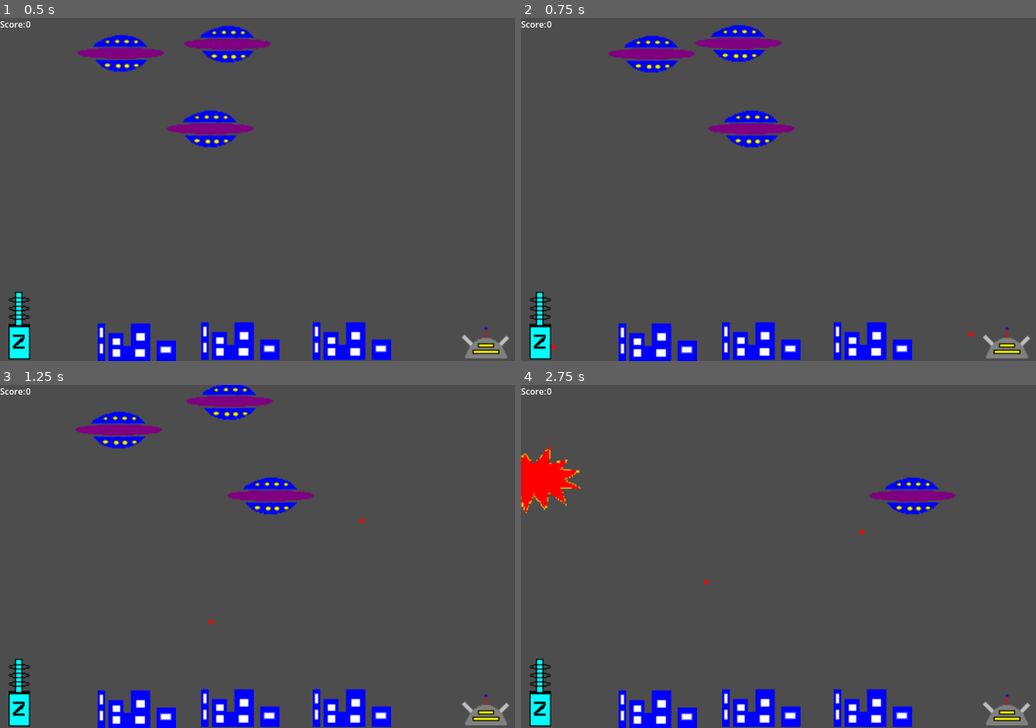
Above: before the commit, frames 1-4 (two rows, left to right).
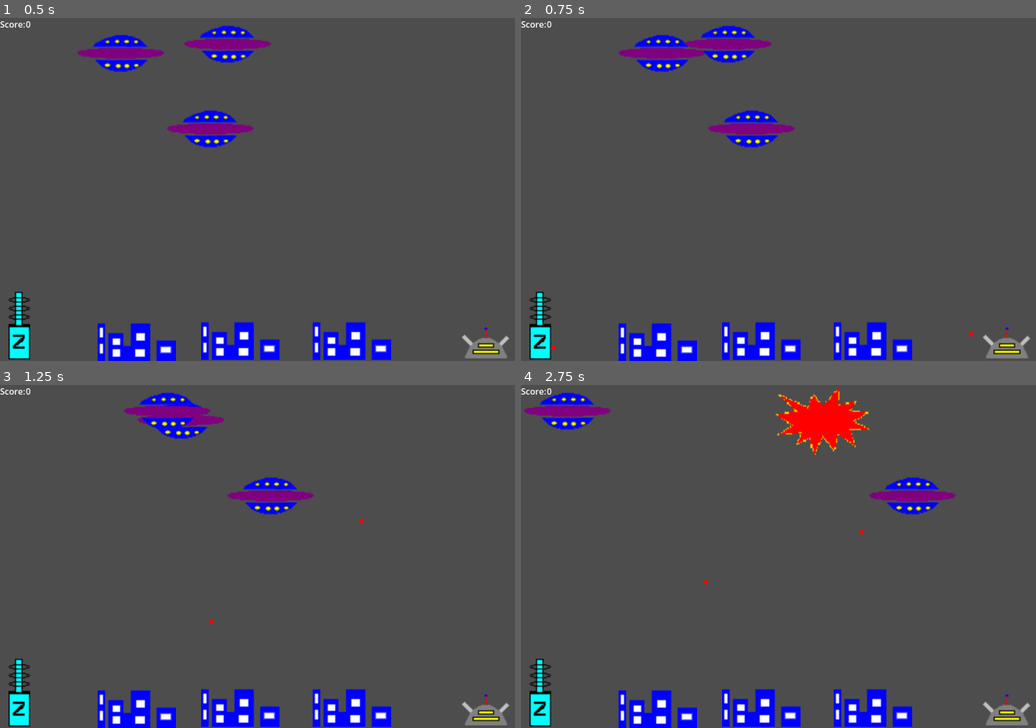
Above: after the commit, the same moments.

Repository: halkeye/AlienAttackGodot
Game: Godot game, scene res://scenes/main.tscn
Same seed, same stepped clock (60 frames per second), same inputs: the game is played once before the commit and once after it.
Inputs (mouse positions are in pixels of both pictures, inside the frame that each line leads up to):
- Up to frame 1 (0.5 s): no input
- Up to frame 2 (0.75 s): move the mouse to (891, 172) at 0.52 s; click (891, 172) at 0.67 s
- Up to frame 3 (1.25 s): no input
- Up to frame 4 (2.75 s): move the mouse to (675, 573) at 1.27 s; click (675, 573) at 1.42 s; move the mouse to (830, 481) at 2.02 s; click (830, 481) at 2.17 s

Frame 1 is identical in both runs. In frame 2, 1.4% of the frame differs, in the area x 16-51%, y 2-16%; in frame 3, 3.4%; in frame 4, 4.1%, in the area x 0-68%, y 0-38%.

Commit message:
ufos can't (Currently) collide with themselves

Diff:
--- a/scenes/ufo.tscn
+++ b/scenes/ufo.tscn
@@ -9,7 +9,7 @@
 
 [node name="UFO" type="CharacterBody2D"]
 collision_layer = 2
-collision_mask = 2
+collision_mask = 0
 motion_mode = 1
 wall_min_slide_angle = 0.0
 script = ExtResource("1_xsc54")
